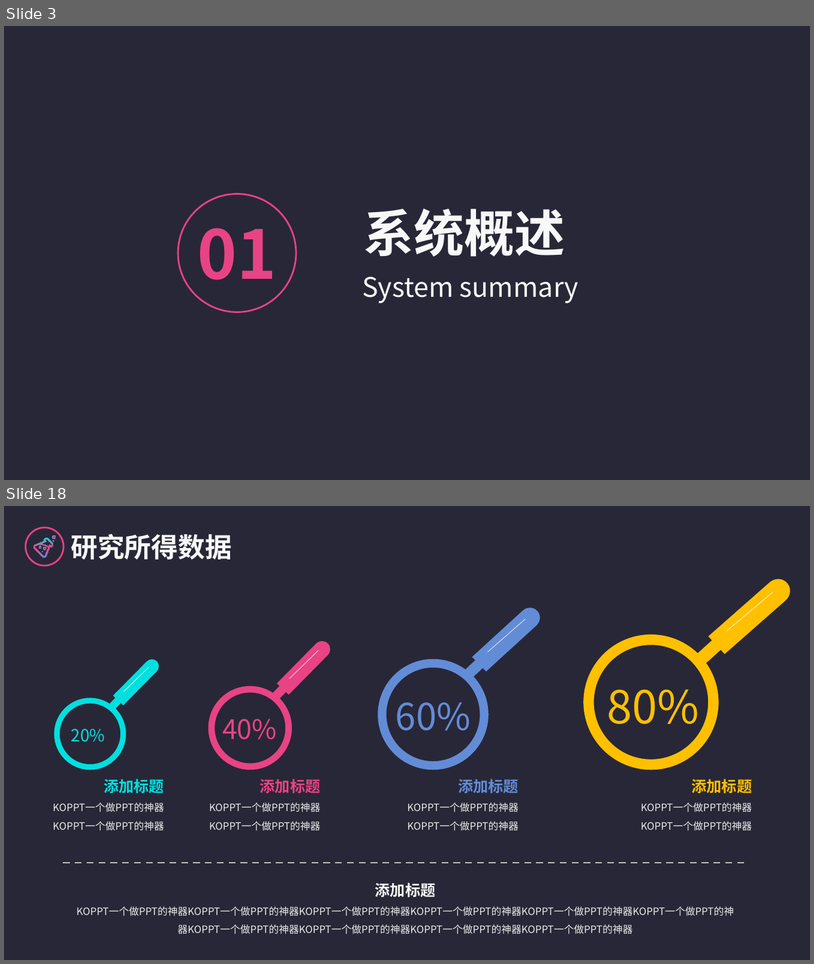
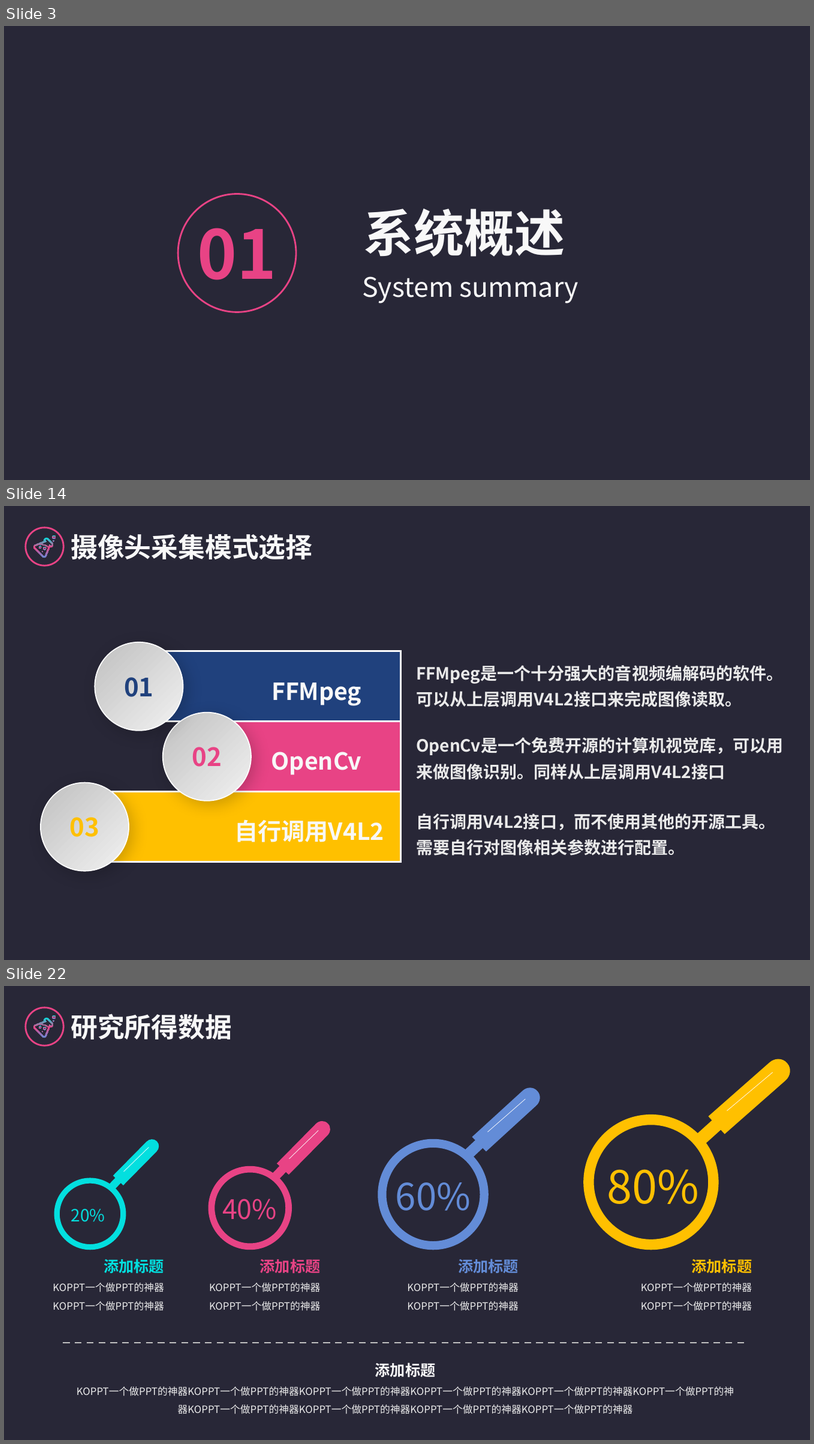
Before and after one commit to logic-basic/Graduation_Project, a slide deck: 答辩演示-党家翮.pptx. Shown one above the other, each under a label of ours: slides 3 and 18 before the commit, slides 3, 14 and 22 after it; the slides between them are not shown. The pictures are 814x964 and 814x1444 pixels, drawn with LibreOffice and Linux fonts; fonts in the diff are those of the drawing. Boxes give left, top, right and bottom in pixels: in the first picture for what was removed or moved away, otherwise in the second. Text is boxed around its words. In the diff, an @@ line names an element or a change of style, - is before the commit and + after.

```diff
--- a/答辩演示-党家翮.pptx
+++ b/答辩演示-党家翮.pptx
@@ slide 14 added at [4,506,810,960], background #FFFFFF; not listed: 8 template elements that a slide beside it also shows @@
@@ text added at [71,534,312,559], 32 pt, text #F8F8F8, bold @@
+摄像头采集模式选择
@@ ellipse added at [95,642,183,730], fill gradient #BFBFBF to #F2F2F2, outline #BFBFBF 1.25 pt @@
@@ rectangle added at [139,651,401,721], fill #20417D, outline #FFFFFF 2 pt @@
@@ text added at [416,665,783,707], 20 pt, text #EAEAEA, bold @@
+FFMpeg是一个十分强大的音视频编解码的软件。可以从上层调用V4L2接口来完成图像读取。
@@ text added at [124,677,154,697], 30 pt, text #20417D, bold @@
+01
@@ text added at [272,682,362,706], 28 pt, text #F8F8F8, bold @@
+FFMpeg
@@ ellipse added at [163,712,251,801], fill gradient #BFBFBF to #F2F2F2, outline #BFBFBF 1.25 pt @@
@@ rectangle added at [207,721,401,792], fill #E84385, outline #FFFFFF 2 pt @@
@@ text added at [416,737,784,780], 20 pt, text #EAEAEA, bold @@
+OpenCv是一个免费开源的计算机视觉库，可以用来做图像识别。同样从上层调用V4L2接口
@@ text added at [192,747,222,766], 30 pt, text #E84385, bold @@
+02
@@ text added at [272,751,362,775], 28 pt, text #F8F8F8, bold @@
+OpenCv
@@ ellipse added at [40,783,129,871], fill gradient #BFBFBF to #F2F2F2, outline #BFBFBF 1.25 pt @@
@@ rectangle added at [84,792,401,862], fill #FFC000, outline #FFFFFF 2 pt @@
@@ text added at [70,817,100,837], 30 pt, text #FFC000, bold @@
+03
@@ text added at [234,819,384,842], 28 pt, text #F8F8F8, bold @@
+自行调用V4L2
@@ text added at [416,813,776,855], 20 pt, text #EAEAEA, bold @@
+自行调用V4L2接口，而不使用其他的开源工具。需要自行对图像相关参数进行配置。
@@ what was slide 18 is now slide 22 @@
```
Also in this commit, not shown: 4 slides changed, 13 other slides added, 11 slides removed.
